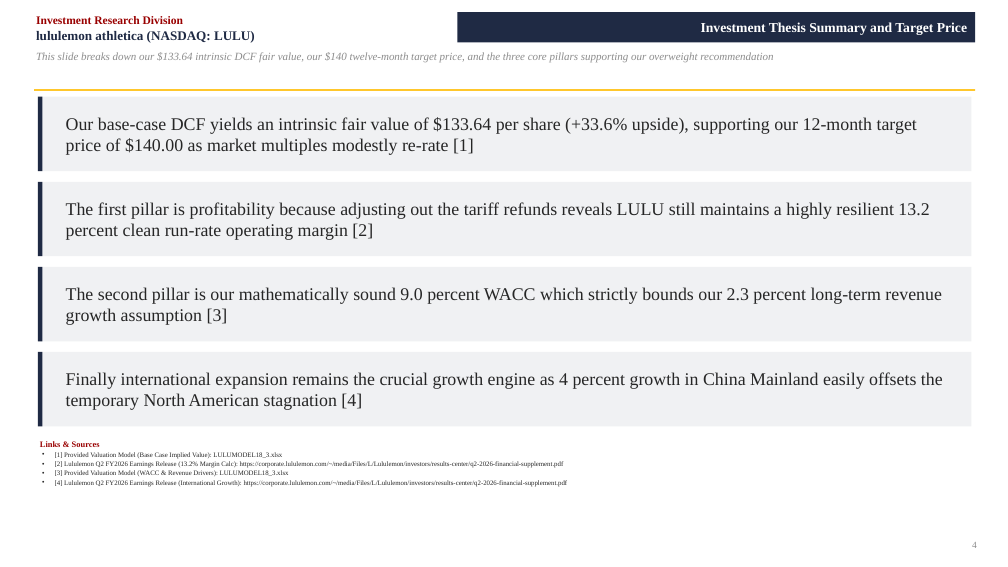
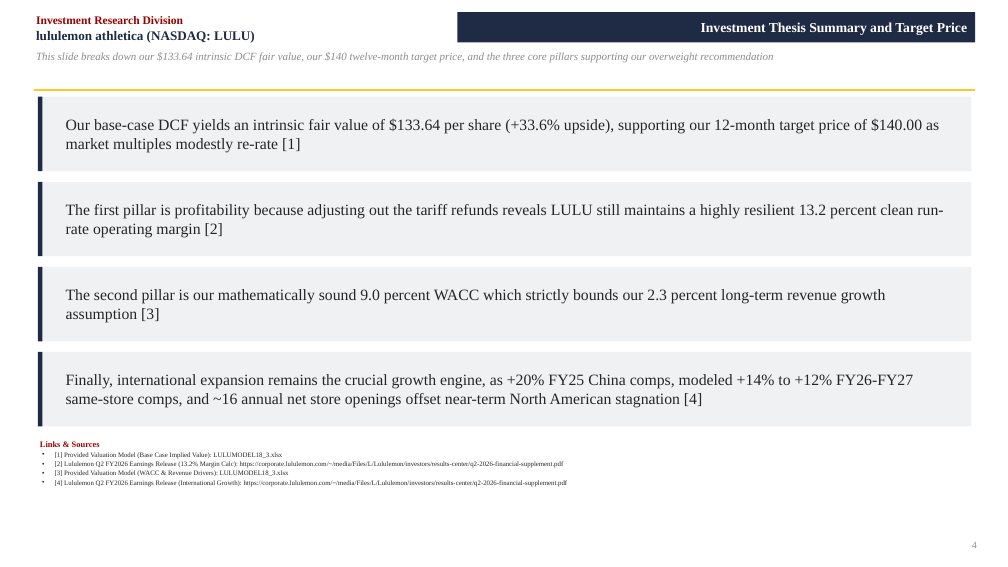
Before and after one commit to vengeanceaiUSC/RM, a slide deck: slide 4 of LULU/LULU_Investment_Pitch_Deck.pptx. Drawn at 1008x567 pixels with LibreOffice and Linux fonts; fonts in the diff are those of the drawing. Boxes give left, top, right and bottom in pixels: in the first picture for what was removed or moved away, otherwise in the second. Text is boxed around its words. In the diff, an @@ line names an element or a change of style, - is before the commit and + after.

```diff
--- a/LULU/LULU_Investment_Pitch_Deck.pptx
+++ b/LULU/LULU_Investment_Pitch_Deck.pptx
@@ size 17 to 15 pt in 3 elements at (66, 119, 939, 153), (66, 204, 943, 238), (66, 289, 886, 323) @@
@@ text at (66, 374, 913, 408): text changed; size 17 to 15 pt @@
-Finally international expansion remains the crucial growth engine as 4 percent growth in China Mainland easily offsets the temporary North American stagnation [4]
+Finally, international expansion remains the crucial growth engine, as +20% FY25 China comps, modeled +14% to +12% FY26-FY27 same-store comps, and ~16 annual net store openings offset near-term North American stagnation [4]
```
Also in this commit, not shown: 3 other slides changed, 3 other files.
